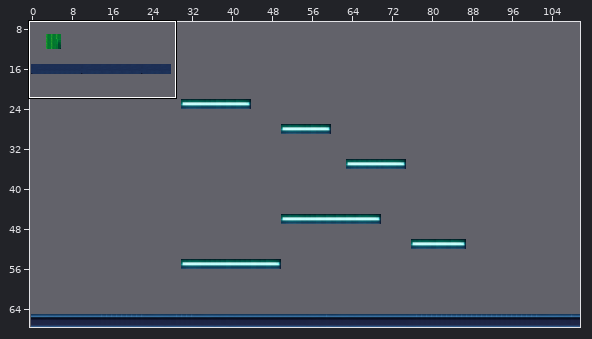
Level history. Tiled map: src/main/resources/assets/levels/TileStart.tmx. The first picture is a wide view before the edit; the outline marks the close-up.
Close-up. Earlier state:
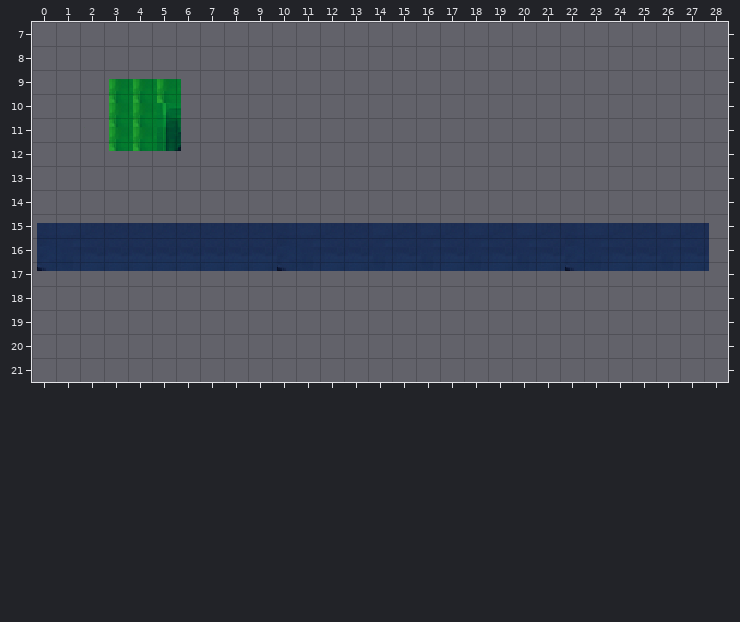
Cells are 16x16 px. Shown: x 0..28, y 7..21. The commit also changed other parts of the map, which this record leaves out. Layer "Kachelebene 1" is drawn 3,6 px off the grid.
New version:
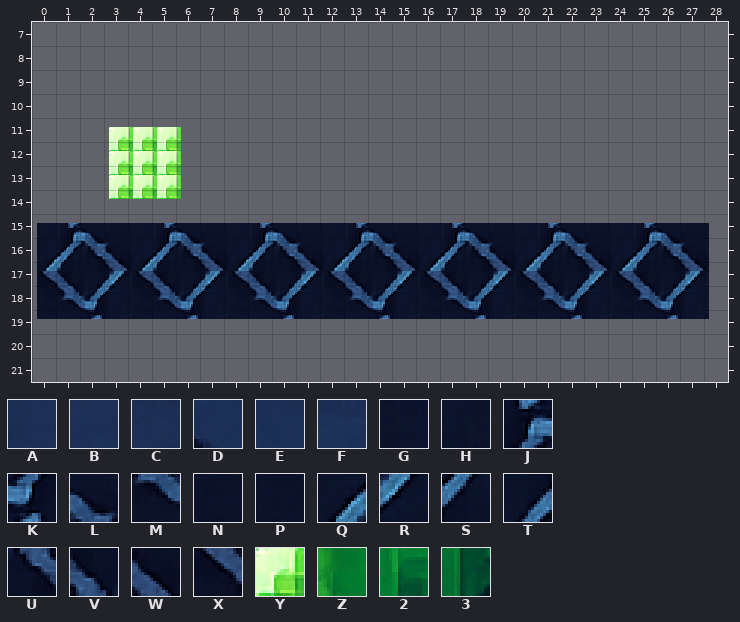
Key: from "sci-fi": A 2627, B 2628, C 2629, D 2691, E 2692, F 2693, G 2826, H 2826 turned 180, J 2827, K 2827 turned 180, L 2828, M 2828 turned 180, N 2829, P 2829 turned 180, Q 2890, R 2890 turned 180, S 2891, T 2891 turned 180, U 2892, V 2892 turned 180, W 2893, X 2893 turned 180, Y 3274, Z 3339, 2 3340, 3 3404.
_ is an empty cell.
The exact change:
{"where": "layer \"Kachelebene 1\""}
{"y":9,"x":3,"old":"ZZZ","new":"___"}
{"y":10,"x":3,"old":"ZZ2","new":"___"}
{"y":11,"x":3,"old":"ZZ3","new":"YYY"}
{"y":12,"x":3,"old":"___","new":"YYY"}
{"y":13,"x":3,"old":"___","new":"YYY"}
{"y":15,"x":0,"old":"ABCCCCCCCCABCCBCBCBCBCABCCBC","new":"GJLNGJLNGJLNGJLNGJLNGJLNGJLN"}
{"y":16,"x":0,"old":"DEFFFFFFFFDEFFEFEFEFEFDEFFEF","new":"QSUWQSUWQSUWQSUWQSUWQSUWQSUW"}
{"y":17,"x":0,"old":"____________________________","new":"XVTRXVTRXVTRXVTRXVTRXVTRXVTR"}
{"y":18,"x":0,"old":"____________________________","new":"PMKHPMKHPMKHPMKHPMKHPMKHPMKH"}
{"label":"changed","picture_box":[109,79,181,199]}
{"label":"changed","picture_box":[37,223,709,319]}
